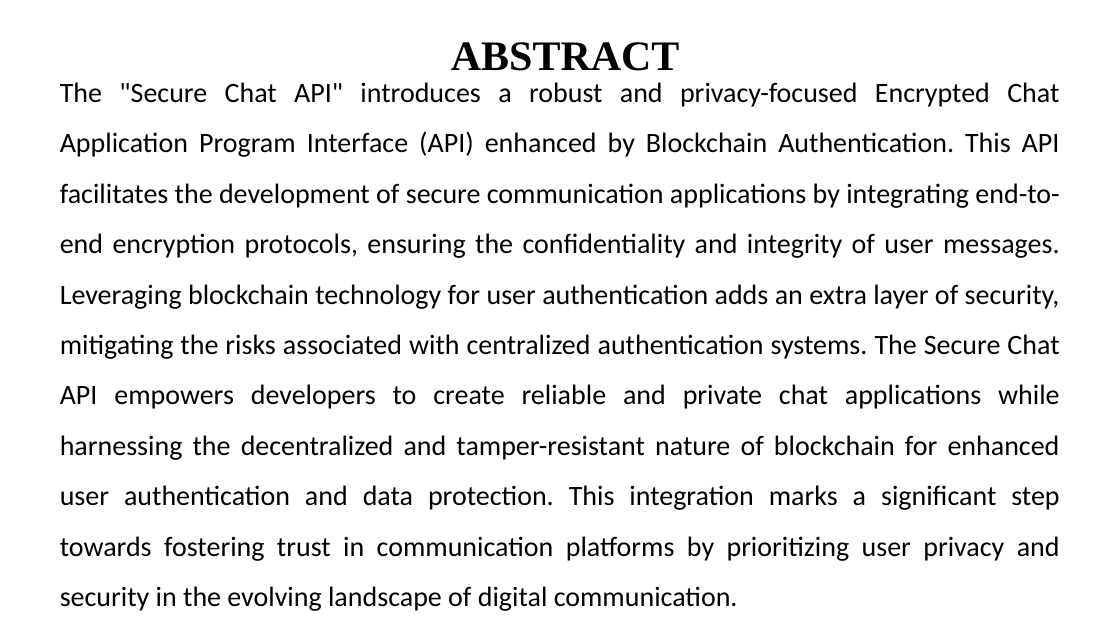
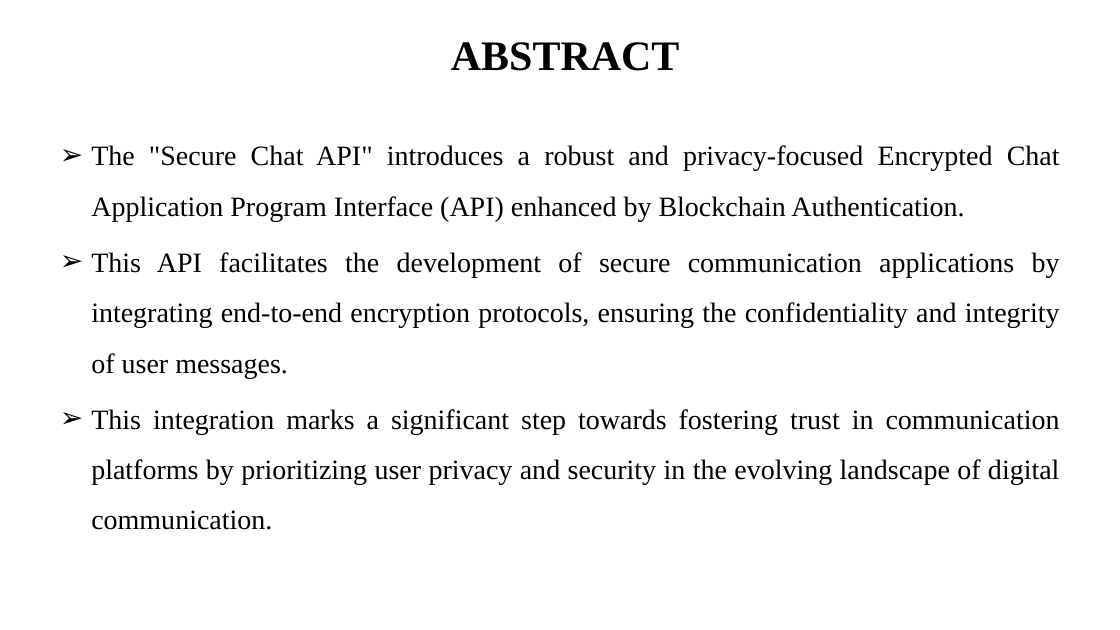
Before and after one commit to i-am-smf/Secure-Chat-using-Blockchain, a slide deck: slide 3 of First Review.pptx (slide 4 before the commit). Drawn at 1120x630 pixels with LibreOffice and Linux fonts; fonts in the diff are those of the drawing. Boxes give left, top, right and bottom in pixels: in the first picture for what was removed or moved away, otherwise in the second. Text is boxed around its words. In the diff, an @@ line names an element or a change of style, - is before the commit and + after.

Commit message:
PPT Updated

```diff
--- a/First Review.pptx
+++ b/First Review.pptx
@@ text at <box>91,145,1060,530</box>: text changed; font Calibri to Times New Roman @@
-The "Secure Chat API" introduces a robust and privacy-focused Encrypted Chat Application Program Interface (API) enhanced by Blockchain Authentication. This API facilitates the development of secure communication applications by integrating end-to-end encryption protocols, ensuring the confidentiality and integrity of user messages. Leveraging blockchain technology for user authentication adds an extra layer of security, mitigating the risks associated with centralized authentication systems. The Secure Chat API empowers developers to create reliable and private chat applications while harnessing the decentralized and tamper-resistant nature of blockchain for enhanced user authentication and data protection. This integration marks a significant step towards fostering trust in communication platforms by prioritizing user privacy and security in the evolving landscape of digital communication.
+➢ The "Secure Chat API" introduces a robust and privacy-focused Encrypted Chat Application Program Interface (API) enhanced by Blockchain Authentication.
+➢ This API facilitates the development of secure communication applications by integrating end-to-end encryption protocols, ensuring the confidentiality and integrity of user messages.
+➢ This integration marks a significant step towards fostering trust in communication platforms by prioritizing user privacy and security in the evolving landscape of digital communication.
```
Also in this commit, not shown: 4 other slides changed, 2 slides added, 2 other files.
